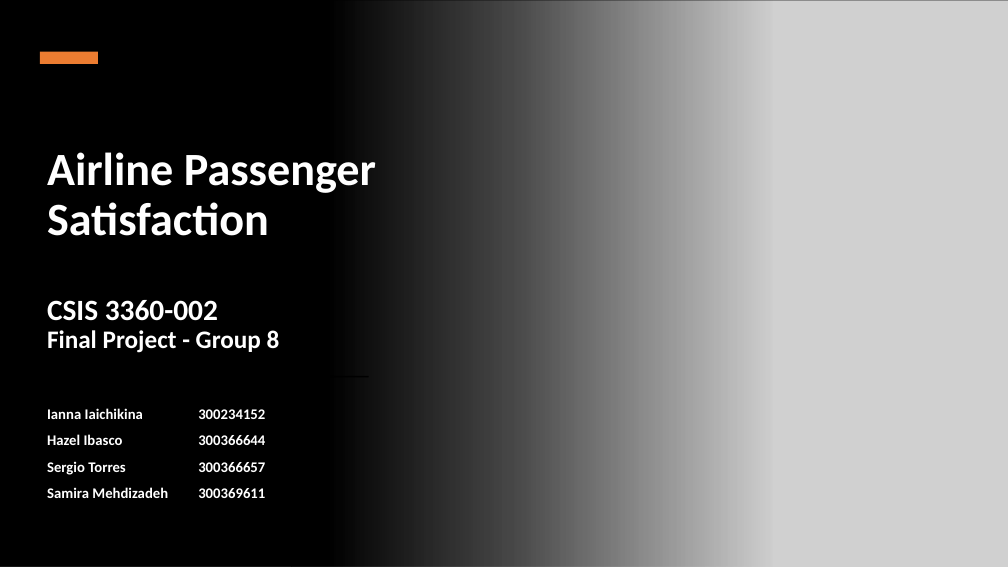
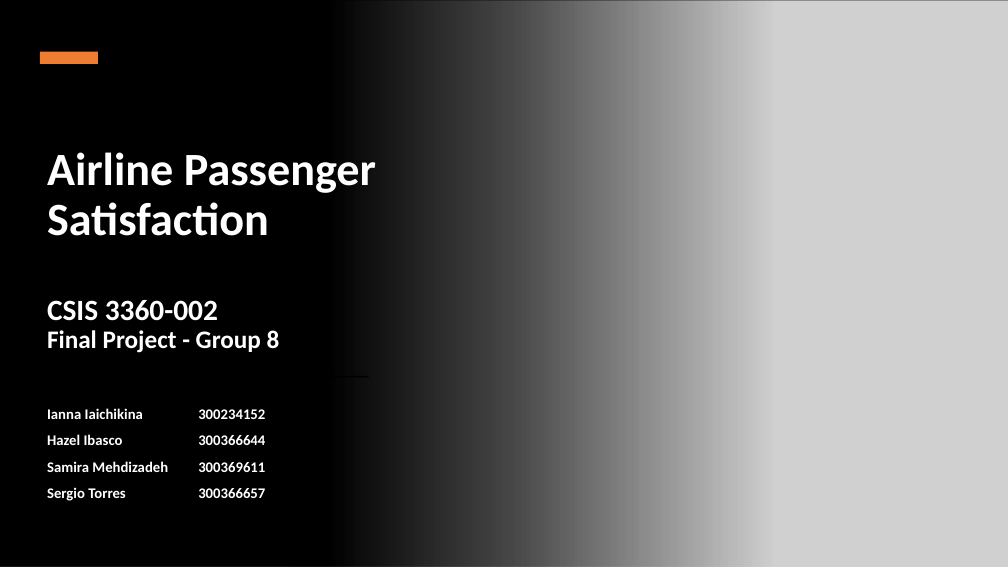
Before and after one commit to xstorresm/customer-service-case, a slide deck: slide 1 of Group8.Project.pptx. Drawn at 1008x567 pixels with LibreOffice and Linux fonts; fonts in the diff are those of the drawing; grey boxes stand for pictures. Boxes give left, top, right and bottom in pixels: in the first picture for what was removed or moved away, otherwise in the second. Text is boxed around its words. In the diff, an @@ line names an element or a change of style, - is before the commit and + after.

```diff
--- a/Group8.Project.pptx
+++ b/Group8.Project.pptx
@@ subtitle at [47,461,265,472]: paragraph added @@
+Samira Mehdizadeh 300369611
@@ subtitle at [47,487,265,498]: paragraph removed @@
-Samira Mehdizadeh 300369611
```
Also in this commit, not shown: 3 other slides changed, 1 slide added.
